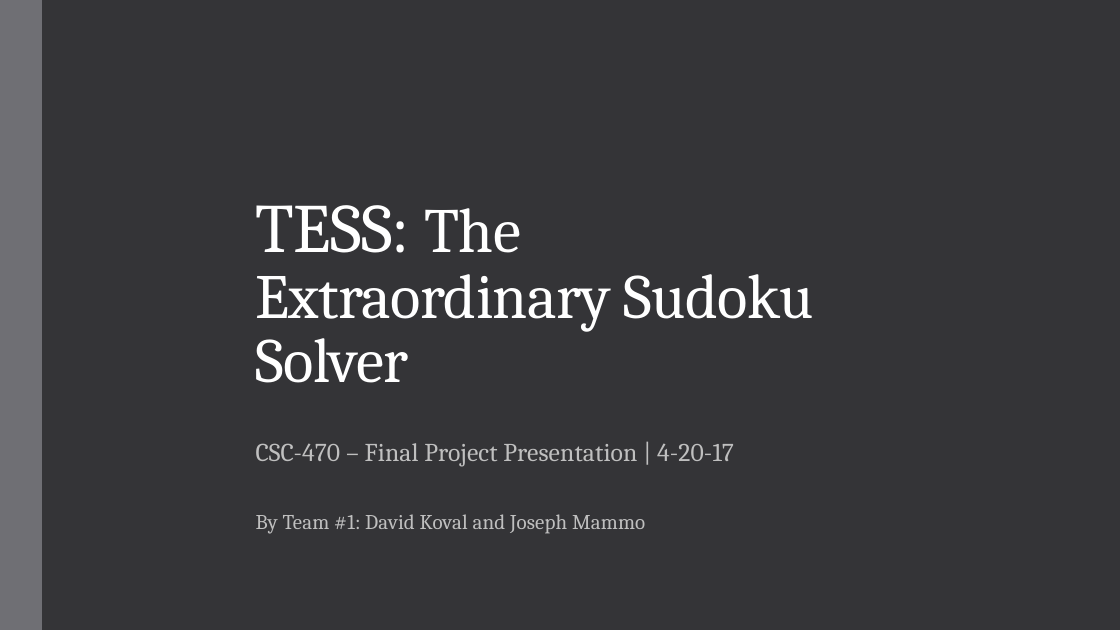
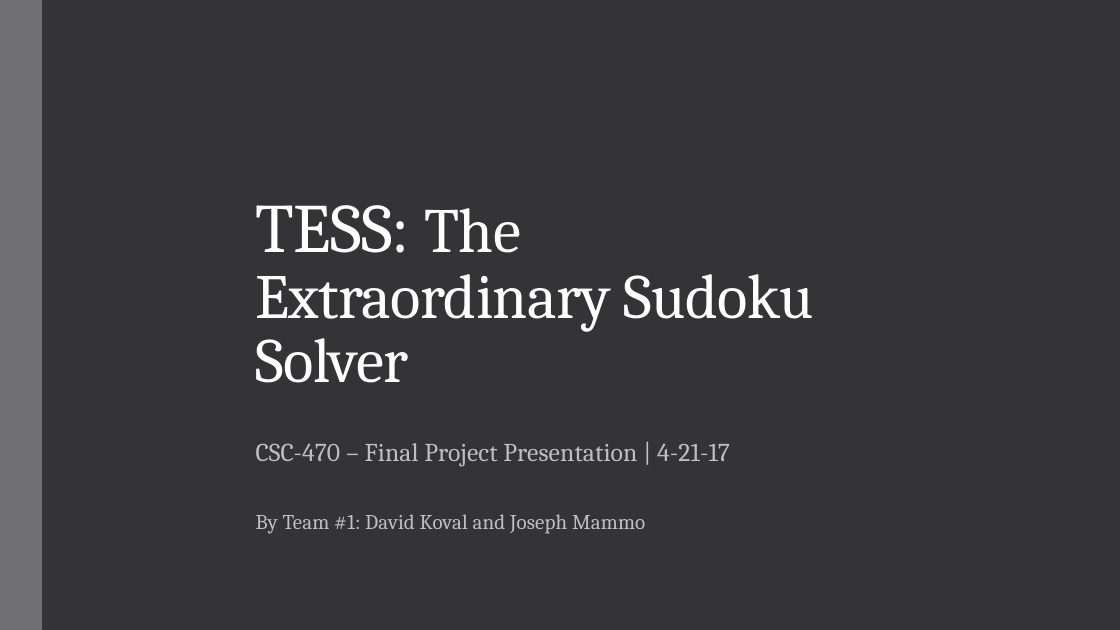
Before and after one commit to dakoval/Sudoku, a slide deck: slide 1 of Project Report/Final Project Report Presentation.pptx. Drawn at 1120x630 pixels with LibreOffice and Linux fonts; fonts in the diff are those of the drawing. Boxes give left, top, right and bottom in pixels: in the first picture for what was removed or moved away, otherwise in the second. Text is boxed around its words. In the diff, an @@ line names an element or a change of style, - is before the commit and + after.

```diff
--- a/Project Report/Final Project Report Presentation.pptx
+++ b/Project Report/Final Project Report Presentation.pptx
@@ subtitle at <box>256,443,730,467</box>: text changed @@
-CSC-470 – Final Project Presentation | 4-20-17
+CSC-470 – Final Project Presentation | 4-21-17
```
Also in this commit, not shown: 9 other slides changed, 2 slides removed.
